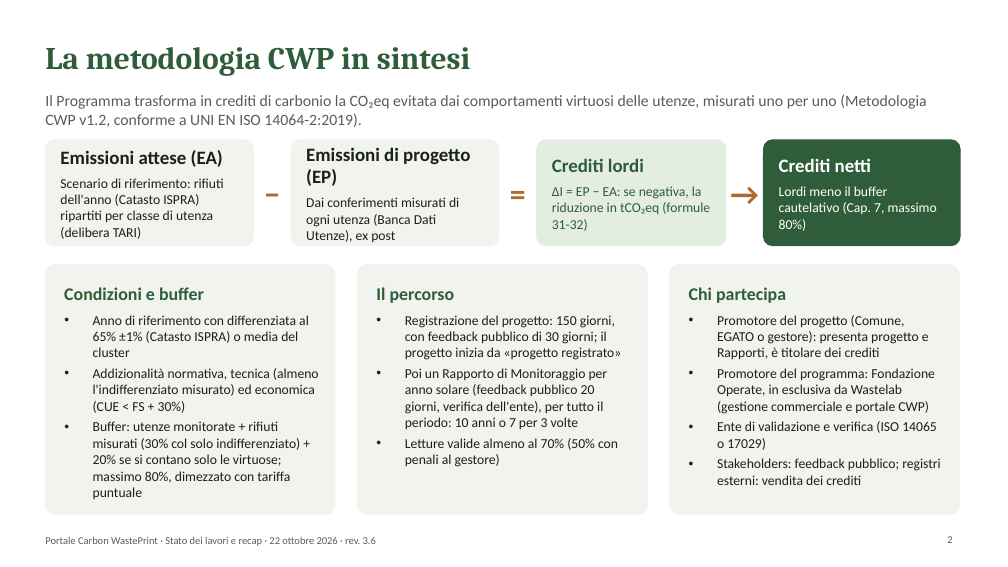
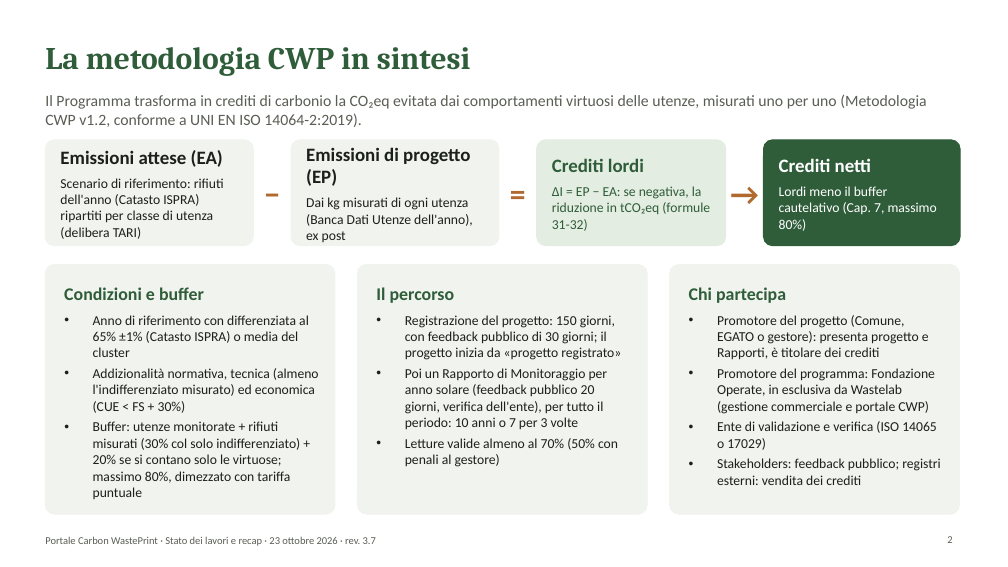
Before and after one commit to lucamorettioperate/portale-cwp, a slide deck: slide 2 of public/documentazione/Presentazione_Portale_CWP.pptx. Drawn at 1008x567 pixels with LibreOffice and Linux fonts; fonts in the diff are those of the drawing; background and template pictures are left out. Boxes give left, top, right and bottom in pixels: in the first picture for what was removed or moved away, otherwise in the second. Text is boxed around its words. In the diff, an @@ line names an element or a change of style, - is before the commit and + after.

```diff
--- a/public/documentazione/Presentazione_Portale_CWP.pptx
+++ b/public/documentazione/Presentazione_Portale_CWP.pptx
@@ text at (x1=306, y1=197, x2=473, y2=242): text changed @@
-Dai conferimenti misurati di ogni utenza (Banca Dati Utenze), ex post
+Dai kg misurati di ogni utenza (Banca Dati Utenze dell'anno), ex post
@@ text at (x1=45, y1=536, x2=376, y2=546): text changed @@
-Portale Carbon WastePrint · Stato dei lavori e recap · 22 ottobre 2026 · rev. 3.6
+Portale Carbon WastePrint · Stato dei lavori e recap · 23 ottobre 2026 · rev. 3.7
```
Also in this commit, not shown: 13 other slides changed, 25 other files.
